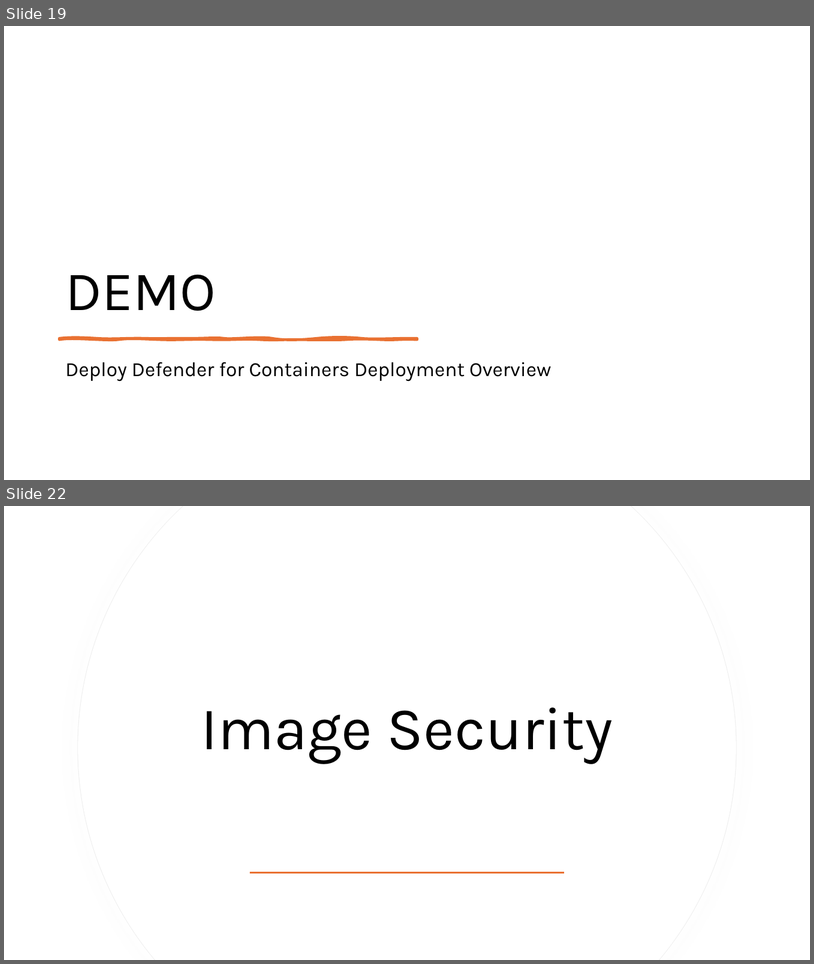
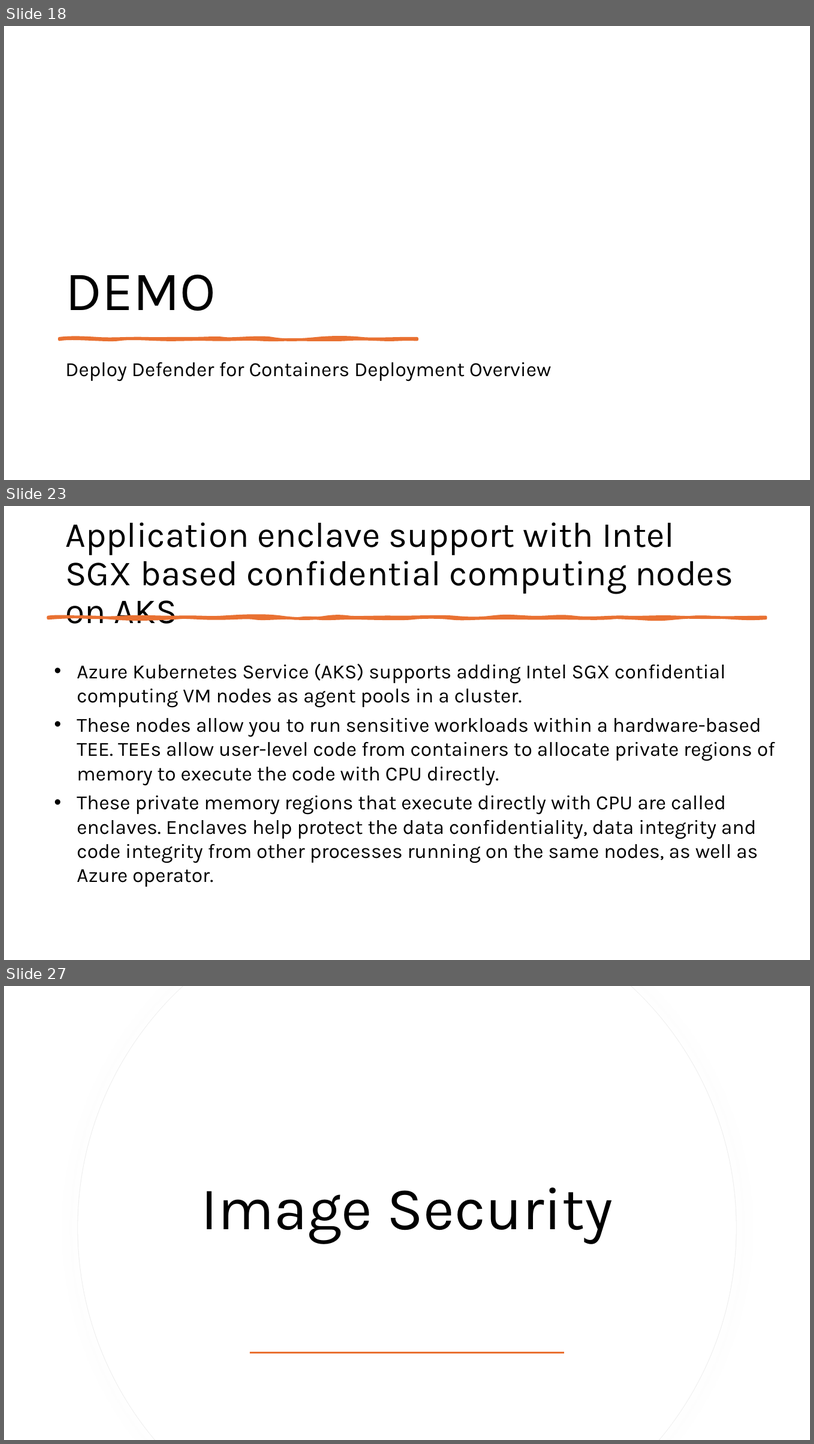
Before and after one commit to fhbilgen/AKSDeepDive, a slide deck: AKS_DD_Security.pptx. Shown one above the other, each under a label of ours: slides 19 and 22 before the commit, slides 18, 23 and 27 after it; the slides between them are not shown. The pictures are 814x964 and 814x1444 pixels, drawn with LibreOffice and Linux fonts; fonts in the diff are those of the drawing. Boxes give left, top, right and bottom in pixels: in the first picture for what was removed or moved away, otherwise in the second. Text is boxed around its words. In the diff, an @@ line names an element or a change of style, - is before the commit and + after.

```diff
--- a/AKS_DD_Security.pptx
+++ b/AKS_DD_Security.pptx
@@ slide 23 added at <box>4,506,810,960</box>, background #FFFFFF @@
@@ title added at <box>65,522,733,624</box>, 42 pt, text #000000 @@
+Application enclave support with Intel SGX based confidential computing nodes on AKS
@@ freeform shape added at <box>48,617,766,618</box>, fill #E97132, outline #E97132 3.25 pt @@
@@ text added at <box>77,663,776,863</box>, 24 pt, text #000000 @@
+• Azure Kubernetes Service (AKS) supports adding Intel SGX confidential computing VM nodes as agent pools in a cluster.
+• These nodes allow you to run sensitive workloads within a hardware-based TEE. TEEs allow user-level code from containers to allocate private regions of memory to execute the code with CPU directly.
+• These private memory regions that execute directly with CPU are called enclaves. Enclaves help protect the data confidentiality, data integrity and code integrity from other processes running on the same nodes, as well as Azure operator.
@@ what was slide 19 is now slide 18 @@
@@ what was slide 22 is now slide 27 @@
```
Also in this commit, not shown: 2 slides changed, 13 other slides added, 3 slides removed, 11 other files.
